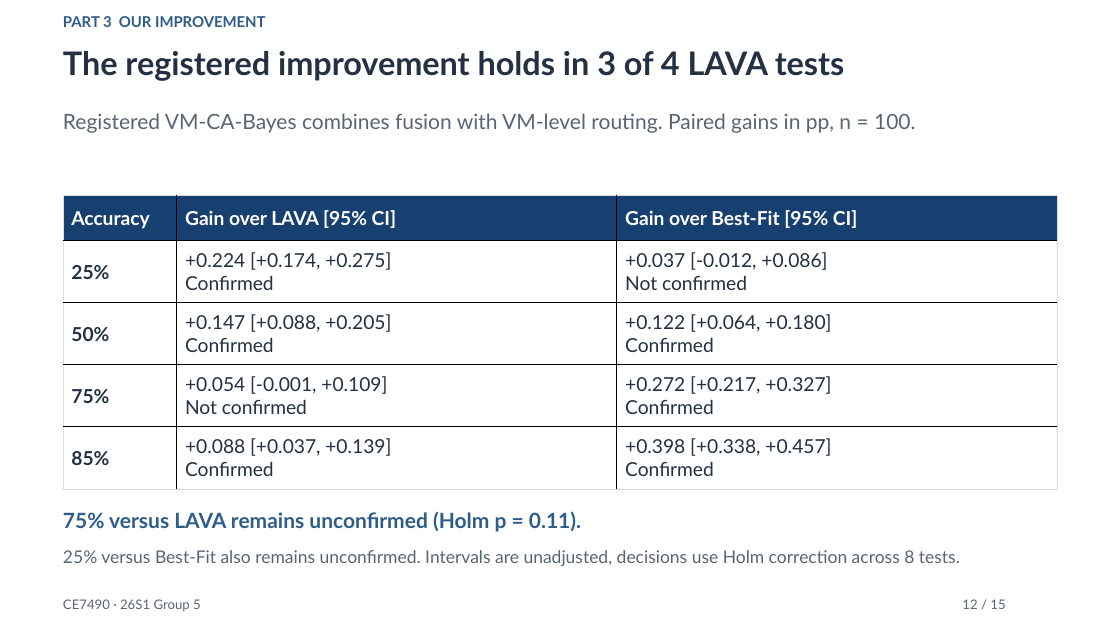
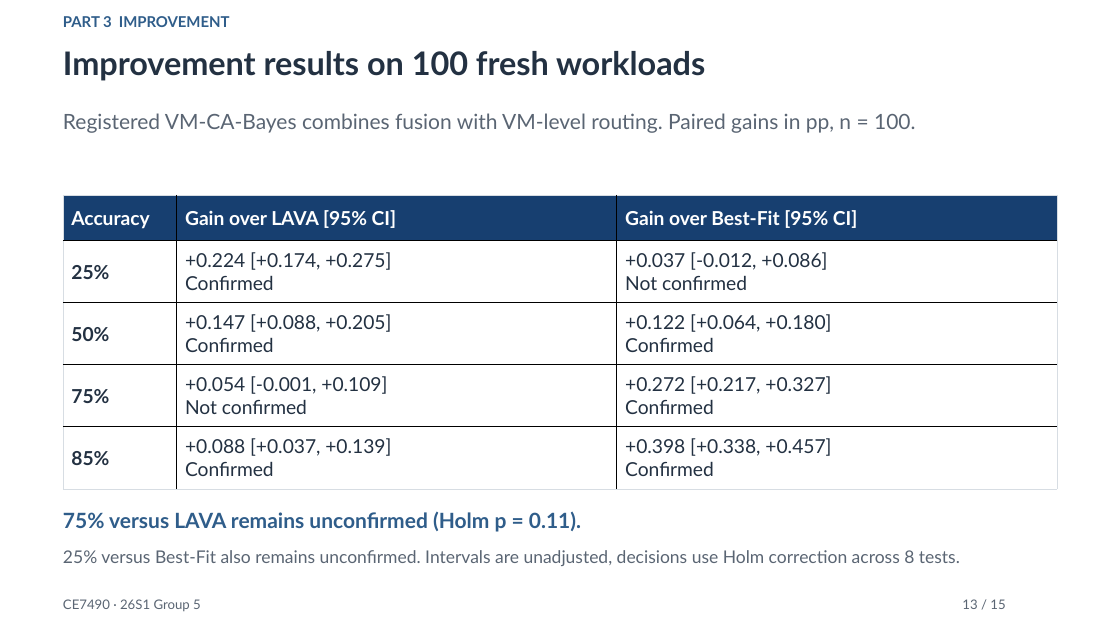
Before and after one commit to xxxmian/CE7490-P2_Revisiting_LAVA, a slide deck: slide 13 of Revisiting_Lifetime_Aware_VM_Allocation_Presentation_v4.pptx (slide 12 before the commit). Drawn at 1120x630 pixels with LibreOffice and Linux fonts; fonts in the diff are those of the drawing. Boxes give left, top, right and bottom in pixels: in the first picture for what was removed or moved away, otherwise in the second. Text is boxed around its words. In the diff, an @@ line names an element or a change of style, - is before the commit and + after.

Commit message:
Refocus presentation on method reproduction before improvement

```diff
--- a/Revisiting_Lifetime_Aware_VM_Allocation_Presentation_v4.pptx
+++ b/Revisiting_Lifetime_Aware_VM_Allocation_Presentation_v4.pptx
@@ text at (x1=63, y1=16, x2=230, y2=27): text changed @@
-PART 3 OUR IMPROVEMENT
+PART 3 IMPROVEMENT
@@ text at (x1=63, y1=51, x2=705, y2=81): text changed @@
-The registered improvement holds in 3 of 4 LAVA tests
+Improvement results on 100 fresh workloads
```
Also in this commit, not shown: 9 other slides changed, 5 slides added, 5 slides removed, 3 other files.
